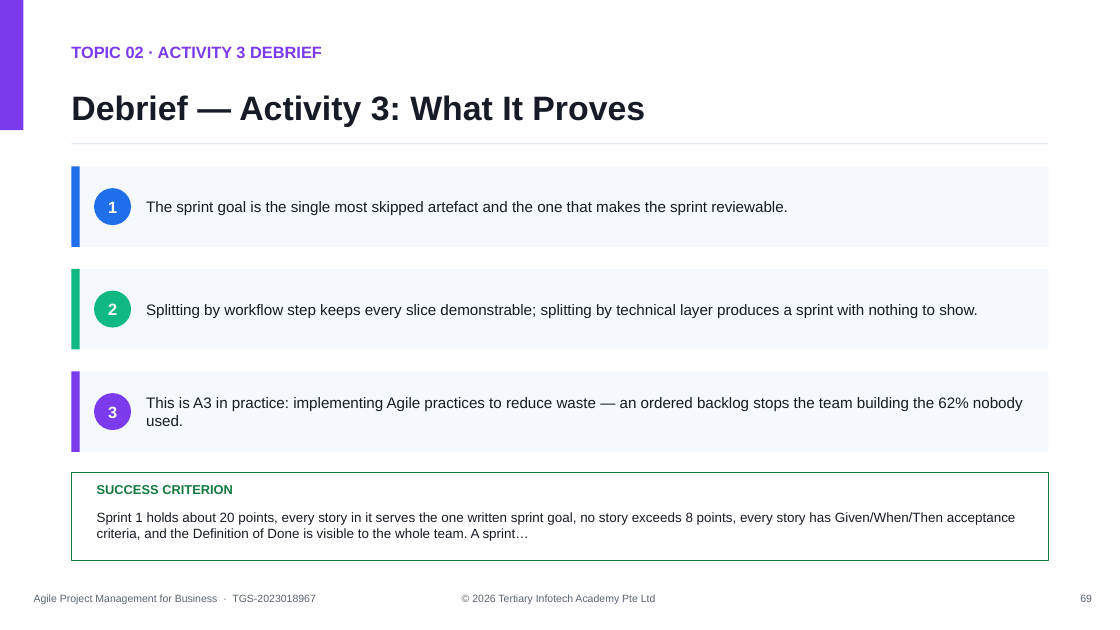
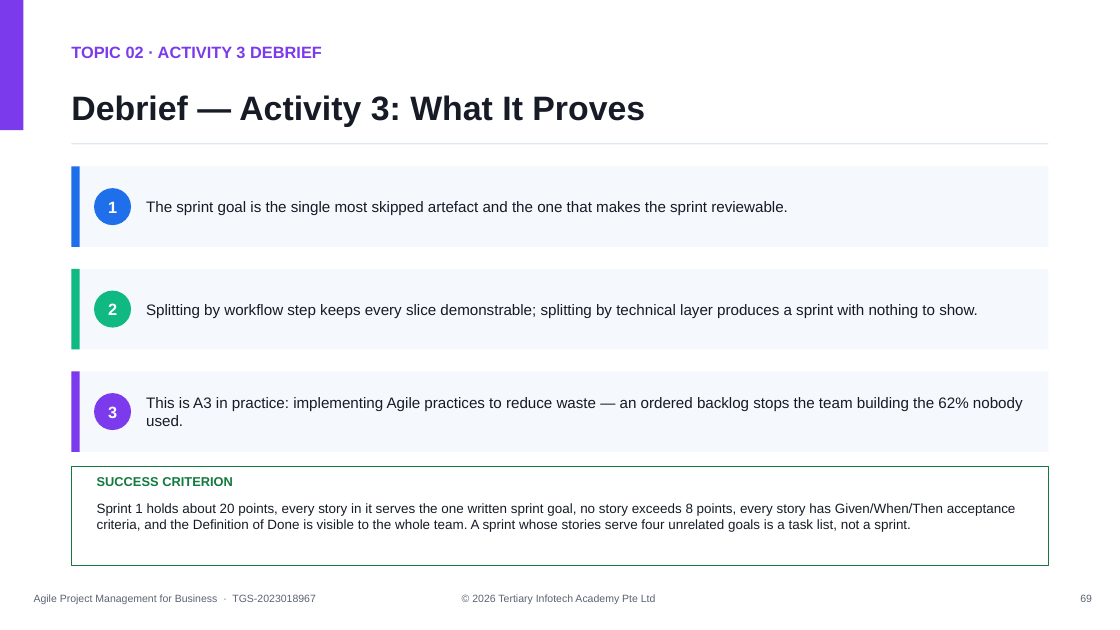
Before and after one commit to tertiarycourses/TGS-2023018967-Agile-Project-Management-for-Business, a slide deck: slide 69 of courseware/WSQ - Master Trainer Slides - Agile Project Management for Business - v9.0.pptx. Drawn at 1120x630 pixels with LibreOffice and Linux fonts; fonts in the diff are those of the drawing. Boxes give left, top, right and bottom in pixels: in the first picture for what was removed or moved away, otherwise in the second. Text is boxed around its words. In the diff, an @@ line names an element or a change of style, - is before the commit and + after.

```diff
--- a/courseware/WSQ - Master Trainer Slides - Agile Project Management for Business - v9.0.pptx
+++ b/courseware/WSQ - Master Trainer Slides - Agile Project Management for Business - v9.0.pptx
@@ rectangle resized from (x1=71, y1=472, x2=1049, y2=560) to (x1=71, y1=466, x2=1049, y2=565) @@
@@ text "SUCCESS CRITERION" moved from (x1=97, y1=485, x2=233, y2=494) to (x1=97, y1=477, x2=233, y2=486) @@
@@ text at (x1=97, y1=503, x2=1016, y2=532): text changed @@
-Sprint 1 holds about 20 points, every story in it serves the one written sprint goal, no story exceeds 8 points, every story has Given/When/Then acceptance criteria, and the Definition of Done is visible to the whole team. A sprint…
+Sprint 1 holds about 20 points, every story in it serves the one written sprint goal, no story exceeds 8 points, every story has Given/When/Then acceptance criteria, and the Definition of Done is visible to the whole team. A sprint whose stories serve four unrelated goals is a task list, not a sprint.
```
Also in this commit, not shown: 27 other slides changed, 34 other files.
